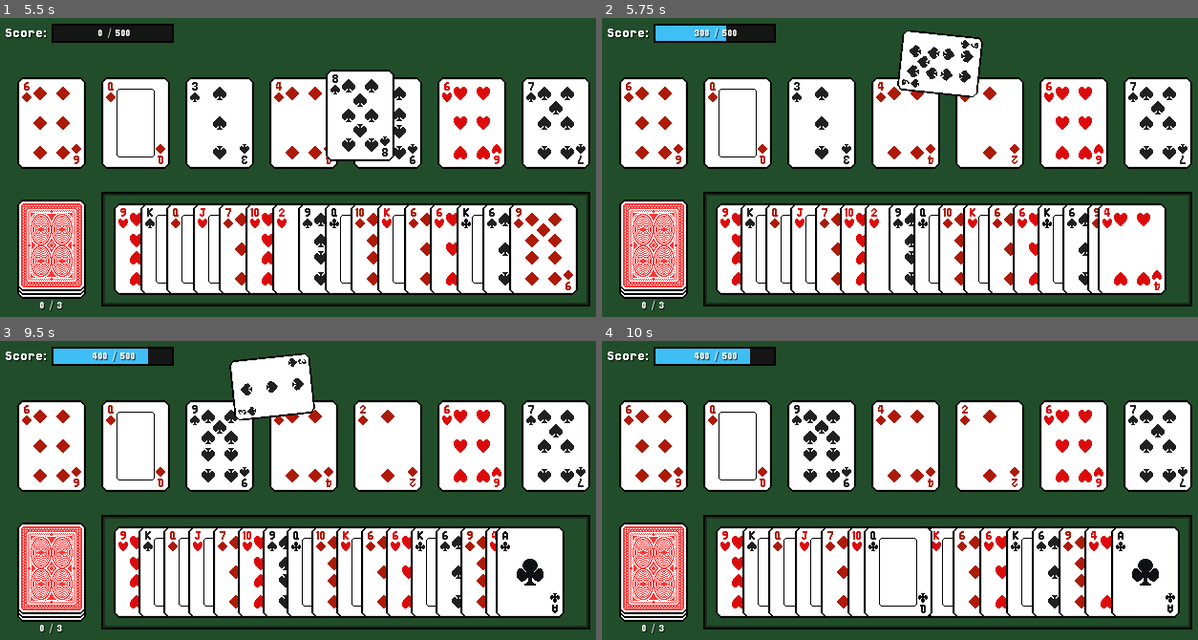
Above: before the commit, frames 1-4 (two rows, left to right).
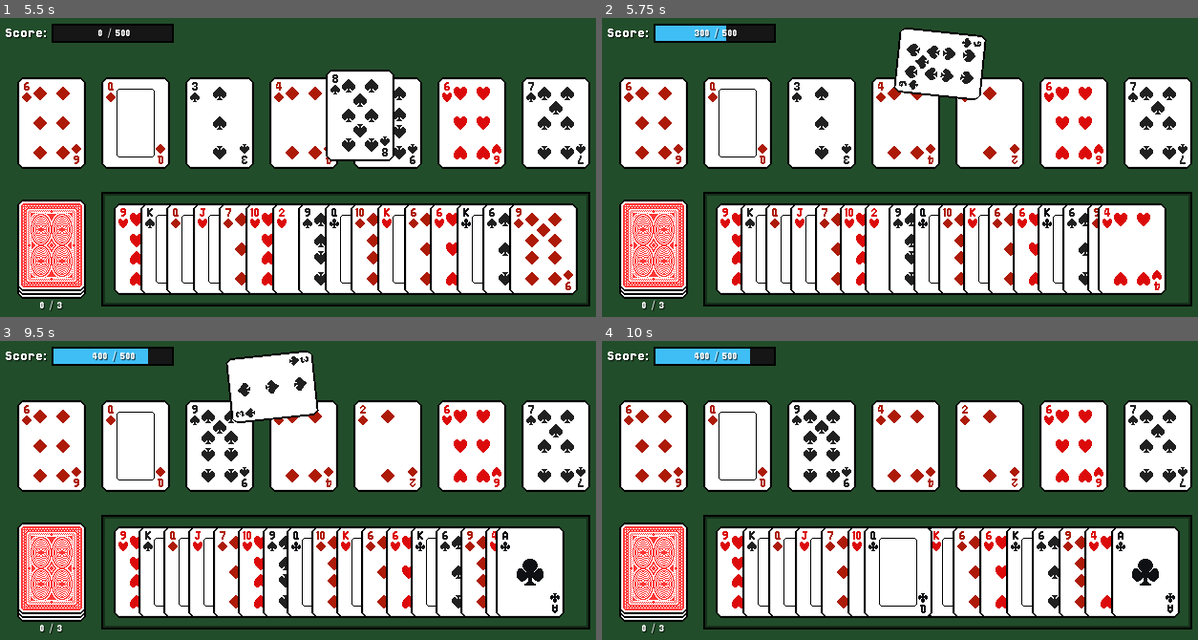
Above: after the commit, the same moments.

Repository: AyyBee123/Oristaile
Game: Godot game, scene res://Scenes/encounter.tscn
Two runs of this game, one before a commit and one after it. Both use one fixed random seed, a clock stepped at 60 frames per second and the inputs below.
Inputs (mouse positions are in pixels of both pictures, inside the frame that each line leads up to):
- Up to frame 1 (5.5 s): click "3 / 3" at 0.5 s; click "2 / 3" at 1.25 s; click "1 / 3" at 2 s; click "0 / 3" at 2.75 s; click "0 / 3" at 3.5 s; click "0 / 3" at 4.25 s; tap Enter at 5 s; drag from (149, 248) to (363, 113) at 5.02 s
- Up to frame 2 (5.75 s): no input
- Up to frame 3 (9.5 s): drag from (172, 571) to (274, 580) at 5.77 s; move the mouse to (196, 571) at 6.52 s; press the mouse at (196, 571) at 6.53 s; release the mouse at (196, 571) at 7.25 s; tap Space at 7.25 s; drag from (226, 571) to (119, 460) at 7.27 s; drag from (220, 571) to (333, 511) at 8.02 s; drag from (268, 571) to (214, 424) at 8.77 s
- Up to frame 4 (10 s): move the mouse to (900, 571) at 9.52 s; press the mouse at (900, 571) at 9.53 s

Frame 1 is identical in both runs. In frame 2, 1.1% of the frame differs, in the area x 48-65%, y 3-28%; in frame 3, 1.0%; in frame 4, nothing differs.

Commit message:
Update card_slot.gd

Diff:
--- a/Scripts/Game/card_slot.gd
+++ b/Scripts/Game/card_slot.gd
@@ -39,7 +39,7 @@
 	tween.finished.connect(control.queue_free)
 
 	var scale_tween: Tween = create_tween().bind_node(control)
-	scale_tween.tween_property(card, "scale", Vector2.ONE * 0.5, 1.0)
+	scale_tween.tween_property(card, "scale", Vector2.ONE * 0.8, 1.0)
 
 	var spin_tween: Tween = create_tween().bind_node(control)
 	spin_tween.tween_property(card, "rotation", PI * sign(random_x), 0.5).as_relative()
